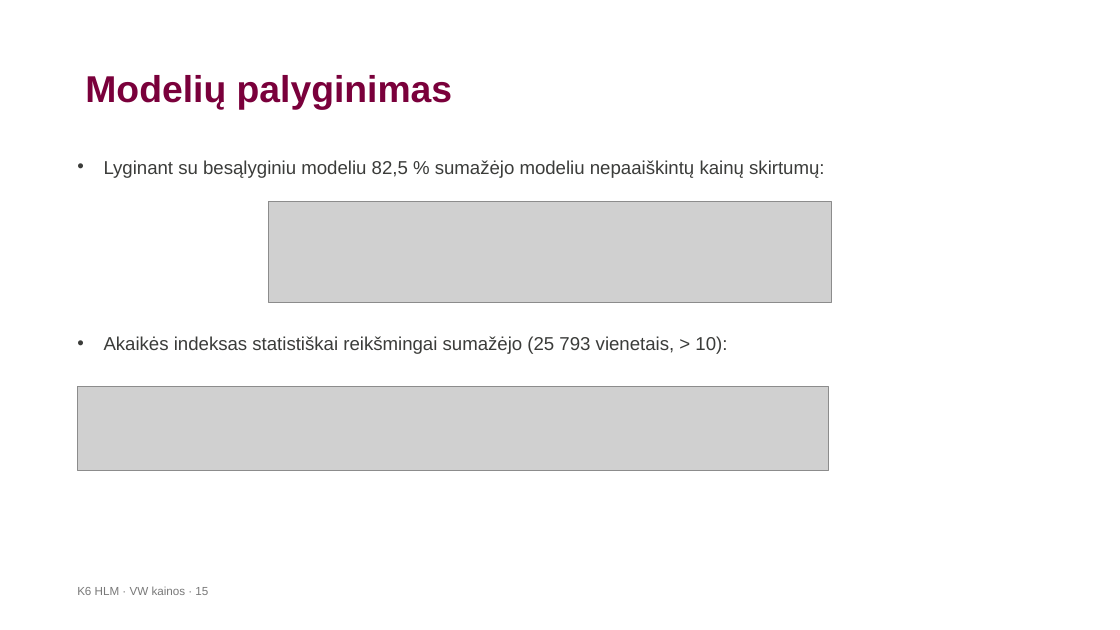
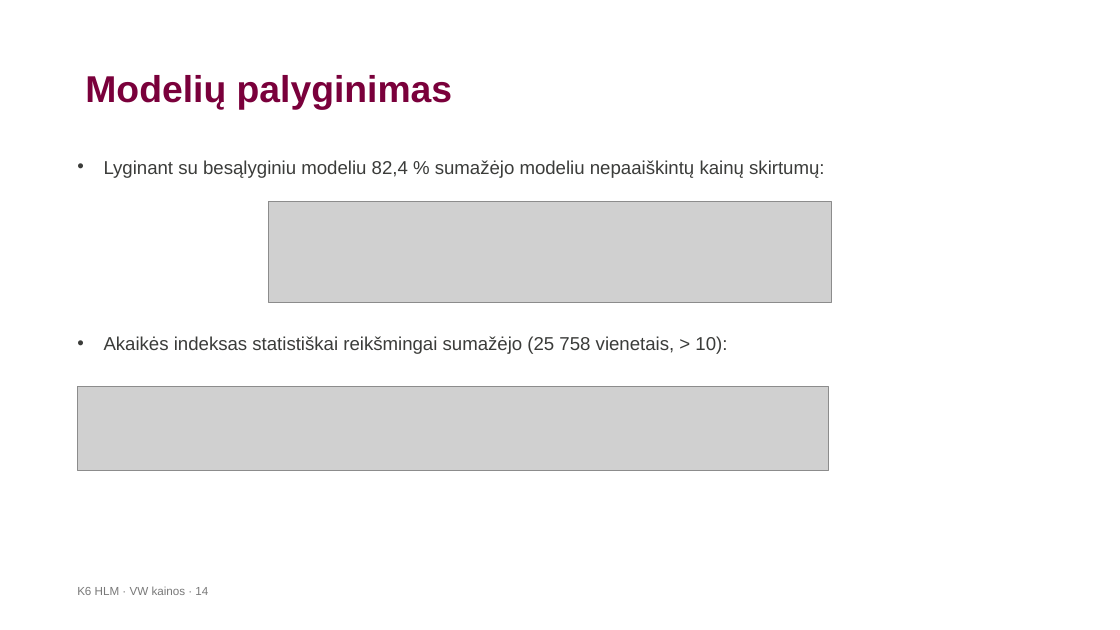
Before and after one commit to LidijaPu/K6, a slide deck: slide 14 of K6_HLM_VW_pristatymas-2.pptx (slide 15 before the commit). Drawn at 1120x630 pixels with LibreOffice and Linux fonts; fonts in the diff are those of the drawing; grey boxes stand for pictures; background and template pictures are left out. Boxes give left, top, right and bottom in pixels: in the first picture for what was removed or moved away, otherwise in the second. Text is boxed around its words. In the diff, an @@ line names an element or a change of style, - is before the commit and + after.

```diff
--- a/K6_HLM_VW_pristatymas-2.pptx
+++ b/K6_HLM_VW_pristatymas-2.pptx
@@ text at <box>104,160,824,178</box>: text changed @@
-• Lyginant su besąlyginiu modeliu 82,5 % sumažėjo modeliu nepaaiškintų kainų skirtumų:
+• Lyginant su besąlyginiu modeliu 82,4 % sumažėjo modeliu nepaaiškintų kainų skirtumų:
@@ text at <box>104,336,727,354</box>: text changed @@
-• Akaikės indeksas statistiškai reikšmingai sumažėjo (25 793 vienetais, > 10):
+• Akaikės indeksas statistiškai reikšmingai sumažėjo (25 758 vienetais, > 10):
@@ text at <box>77,586,208,595</box>: text changed @@
-K6 HLM · VW kainos · 15
+K6 HLM · VW kainos · 14
```
Also in this commit, not shown: 6 other slides changed, 1 slide removed, 3 other files.
